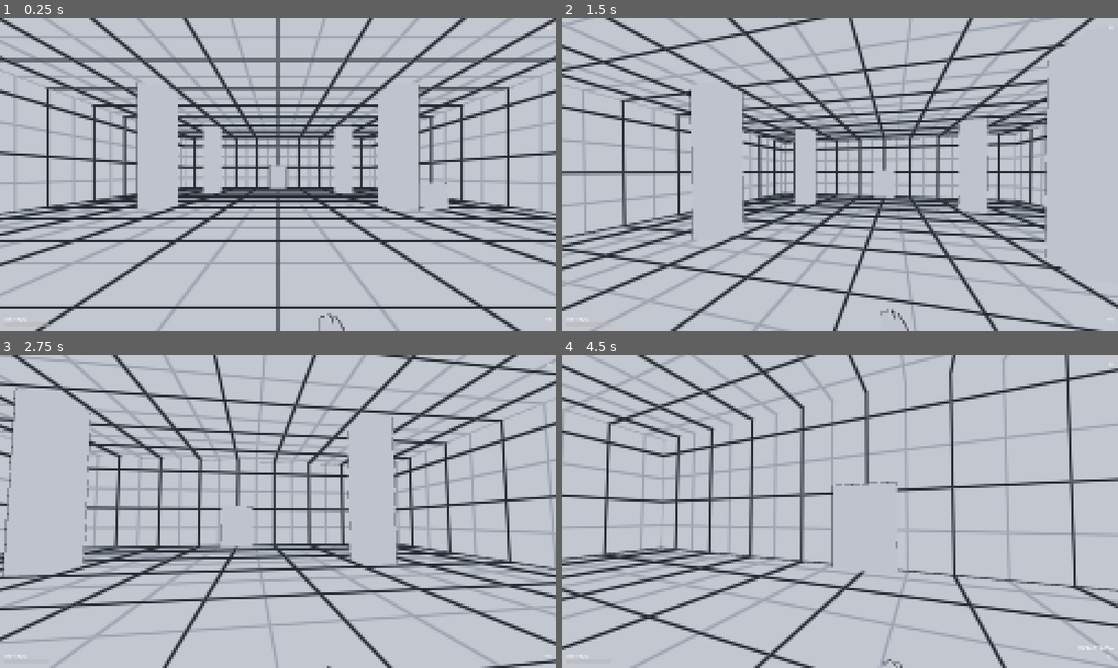
Above: before the commit, frames 1-4 (two rows, left to right).
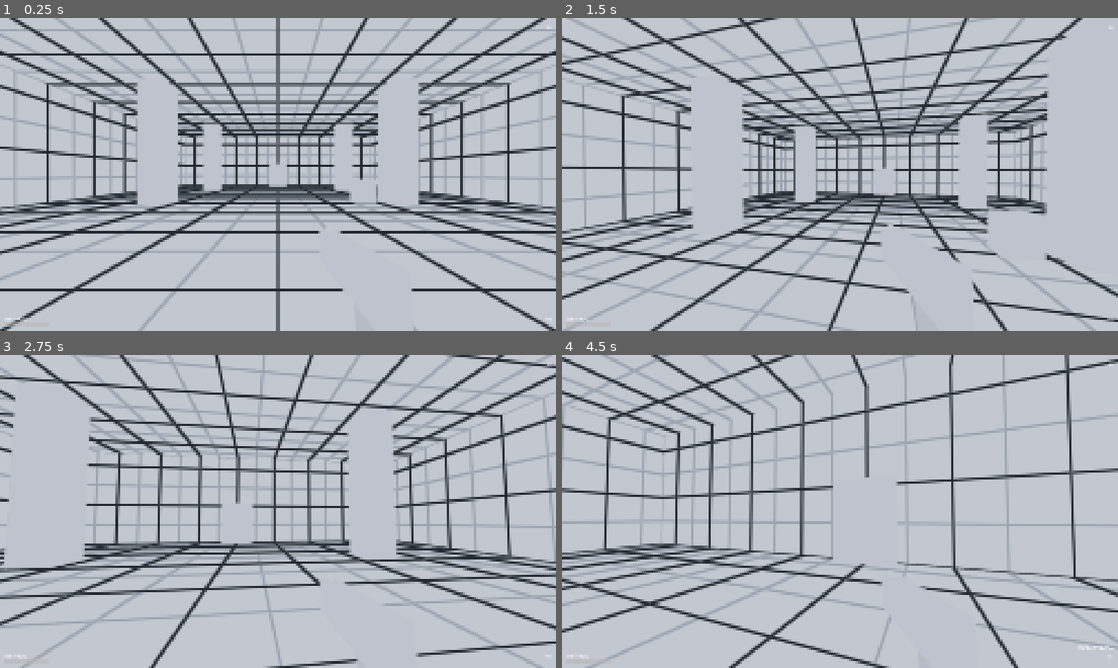
Above: after the commit, the same moments.

Repository: l35noy/VibeFPS
Game: Godot game, scene res://entities/player/player.tscn
Same seed, same stepped clock (60 frames per second), same inputs: the game is played once before the commit and once after it.
Inputs (mouse positions are in pixels of both pictures, inside the frame that each line leads up to):
- Up to frame 1 (0.25 s): no input
- Up to frame 2 (1.5 s): tap Enter at 0.5 s; move the mouse to (867, 174) at 0.52 s; press the mouse at (867, 174) at 0.53 s; hold W (move_forward) from 0.53 s (still down); tap Space (jump) at 0.77 s; move the mouse to (812, 174) at 1.27 s; release the mouse at (812, 174) at 1.28 s; tap E (interact) at 1.35 s
- Up to frame 3 (2.75 s): keep holding W (move_forward); tap Space (jump) at 1.52 s; move the mouse to (289, 505) at 2.02 s; hold Shift (sprint) from 2.03 s (still down)
- Up to frame 4 (4.5 s): keep holding W (move_forward); move the mouse to (834, 517) at 2.77 s; release Shift (sprint) at 2.78 s; click (834, 517) at 2.85 s; tap Space (jump) at 3.02, 3.77 s; move the mouse to (878, 514) at 3.52 s; hold E (interact) 3.53-4.28 s; tap R (reload) at 4.15 s; move the mouse to (795, 508) at 4.27 s; tap Shift (sprint) at 4.35 s

The runs differ from the first frame. In frame 1, 36% of the frame differs, in the area x 0-100%, y 0-100%; in frame 2, 36%; in frame 3, 32%; in frame 4, 24%.

Commit message:
норм обводка и грани но лесенки

Diff:
--- a/data/weapons/auto.tres
+++ b/data/weapons/auto.tres
@@ -13,8 +13,8 @@
 rounds_per_minute = 300.0
 magazine_size = 36
 reload_time = 1.6
-projectile_speed = 70.0
-projectile_radius = 0.06
+projectile_speed = 80.0
+projectile_radius = 0.04
 projectile_lifetime = 3.0
-projectile_color = Color(0.95, 0.75, 0.15, 1)
+projectile_color = Color(1, 1, 1, 1)
 price = 300
--- a/data/weapons/pistol.tres
+++ b/data/weapons/pistol.tres
@@ -9,6 +9,7 @@
 rounds_per_minute = 150.0
 magazine_size = 18
 reload_time = 1.2
-projectile_speed = 70.0
-projectile_radius = 0.08
+projectile_speed = 80.0
+projectile_radius = 0.05
 projectile_lifetime = 4.0
+projectile_color = Color(1, 1, 1, 1)
--- a/data/weapons/shotgun.tres
+++ b/data/weapons/shotgun.tres
@@ -11,9 +11,9 @@
 rounds_per_minute = 120.0
 magazine_size = 2
 reload_time = 1.1
-projectile_speed = 70.0
-projectile_radius = 0.05
+projectile_speed = 80.0
+projectile_radius = 0.035
 projectile_lifetime = 3.0
-projectile_color = Color(0.15, 0.15, 0.15, 1)
+projectile_color = Color(1, 1, 1, 1)
 pellets = 10
 spread_angle_degrees = 4.5
--- a/entities/enemies/boss/boss_enemy.gd
+++ b/entities/enemies/boss/boss_enemy.gd
@@ -261,7 +261,7 @@
 			instance.free()
 		return
 
-	bullet.speed = 30.0
+	bullet.speed = 35.0
 	bullet.damage = 20.0
 	bullet.color = Color(1.0, 0.15, 0.45)
 	bullet.radius = 0.14
--- a/entities/enemies/flying/flying_enemy.gd
+++ b/entities/enemies/flying/flying_enemy.gd
@@ -15,7 +15,7 @@
 @export var hover_height: float = 3.0
 @export var preferred_distance: float = 9.0
 @export var projectile_damage: float = 15.0
-@export var projectile_speed: float = 35.0
+@export var projectile_speed: float = 40.0
 
 const _LAYER_WORLD := 1 << 0
 const _LAYER_ENEMY_BODY := 1 << 2
--- a/entities/player/player.gd
+++ b/entities/player/player.gd
@@ -51,6 +51,8 @@
 var _game_state: Node = null
 
 @onready var _camera: Camera3D = $Camera3D
+## Меш капсулы тела игрока. В виде от первого лица невидим и не отбрасывает тень.
+@onready var _body_mesh: MeshInstance3D = get_node_or_null("BodyMesh") as MeshInstance3D
 ## Пистолет игрока. Может отсутствовать: лобби Фазы 4 и любые сцены без
 ## оружия создают того же персонажа, и требовать в каждой из них узел с
 ## характеристиками оружия было бы требованием к сцене, а не к игроку.
@@ -64,6 +66,9 @@
 
 func _ready() -> void:
 	Input.set_mouse_mode(Input.MOUSE_MODE_CAPTURED)
+	if _body_mesh != null:
+		_body_mesh.visible = false
+		_body_mesh.cast_shadow = GeometryInstance3D.SHADOW_CASTING_SETTING_OFF
 	set_spawn_transform()
 	add_to_group("player") # группа вместо пути в сцене врага: путь был бы привязкой чужого файла к этому
 	# Порядок не произвольный: точка возрождения и здоровье должны быть готовы
--- a/entities/player/player.tscn
+++ b/entities/player/player.tscn
@@ -5,6 +5,7 @@
 [ext_resource type="PackedScene" uid="uid://cbccmghaa3ltg" path="res://weapons/pistol/pistol.tscn" id="3_pistol"]
 [ext_resource type="Script" uid="uid://dskkoyshxcke8" path="res://entities/common/hurtbox.gd" id="4_hurtbox"]
 [ext_resource type="PackedScene" path="res://ui/ui.tscn" id="5_ui"]
+[ext_resource type="Material" uid="uid://c8q4v7y2m1p0x" path="res://levels/common/edge_detection_material.tres" id="6_edge_mat"]
 
 [sub_resource type="CapsuleShape3D" id="CapsuleShape3D_body"]
 radius = 0.4
@@ -18,6 +19,9 @@
 radius = 0.4
 height = 1.8
 
+[sub_resource type="QuadMesh" id="QuadMesh_edge_detection"]
+size = Vector2(2, 2)
+
 [node name="Player" type="CharacterBody3D" unique_id=734125352]
 collision_layer = 2
 script = ExtResource("1_script")
@@ -28,12 +32,20 @@
 
 [node name="BodyMesh" type="MeshInstance3D" parent="." unique_id=1847442923]
 transform = Transform3D(1, 0, 0, 0, 1, 0, 0, 0, 1, 0, 0.9, 0)
+visible = false
+cast_shadow = 0
 mesh = SubResource("CapsuleMesh_body")
 surface_material_override/0 = ExtResource("2_body_material")
 
 [node name="Camera3D" type="Camera3D" parent="." unique_id=485033738]
-transform = Transform3D(1, 0, 0, 0, 1, 0, 0, 0, 1, 0, 1.9563257, 0)
+transform = Transform3D(1, 0, 0, 0, 1, 0, 0, 0, 1, 0, 1.7, 0)
 current = true
+
+[node name="EdgeDetection" type="MeshInstance3D" parent="Camera3D" unique_id=208941725]
+extra_cull_margin = 16384.0
+cast_shadow = 0
+mesh = SubResource("QuadMesh_edge_detection")
+surface_material_override/0 = ExtResource("6_edge_mat")
 
 [node name="Pistol" parent="." unique_id=452584642 instance=ExtResource("3_pistol")]
 transform = Transform3D(0.9950042, -0.0049895914, 0.099708654, 0, 0.99875027, 0.04997917, -0.09983342, -0.04972948, 0.9937607, 0.16, 1.5, -0.45)
--- a/levels/arena_01/arena_01.tscn
+++ b/levels/arena_01/arena_01.tscn
@@ -5,7 +5,7 @@
 [ext_resource type="Script" path="res://levels/common/wave_manager.gd" id="3_wave_script"]
 [ext_resource type="Script" path="res://levels/lobby/door_point.gd" id="4_door_script"]
 [ext_resource type="Material" path="res://levels/common/cad_grid_material.tres" id="5_cad_grid"]
-[ext_resource type="Material" path="res://levels/common/inverted_hull_material.tres" id="6_outline_mat"]
+[ext_resource type="Material" path="res://levels/common/architectural_material.tres" id="6_outline_mat"]
 
 [sub_resource type="ProceduralSkyMaterial" id="ProceduralSkyMaterial_arena"]
 sky_top_color = Color(0.85, 0.9, 0.96, 1)
--- /dev/null
+++ b/levels/common/architectural_material.tres
@@ -0,0 +1,7 @@
+[gd_resource type="StandardMaterial3D" format=3]
+
+[resource]
+resource_name = "ArchitecturalWhiteMatte"
+albedo_color = Color(0.92, 0.92, 0.94, 1)
+metallic_specular = 0.0
+roughness = 0.9
--- /dev/null
+++ b/levels/common/edge_detection.gdshader
@@ -0,0 +1,112 @@
+shader_type spatial;
+render_mode unshaded, cull_disabled, depth_test_disabled, fog_disabled;
+
+// Architectural Line Art / Technical Illustration Edge Detection
+// Детекция нормалей (Собель 3х3) + Детекция глубины по касательной плоскости (Tangent-Plane Distance)
+
+uniform sampler2D depth_texture : hint_depth_texture, filter_nearest;
+uniform sampler2D normal_roughness_texture : hint_normal_roughness_texture, filter_nearest;
+
+uniform vec4 line_color : source_color = vec4(0.08, 0.09, 0.10, 1.0);
+uniform float line_width : hint_range(0.5, 3.0) = 1.0;
+uniform float normal_threshold : hint_range(0.05, 0.8) = 0.28;
+uniform float normal_smoothing : hint_range(0.01, 0.3) = 0.08;
+uniform float depth_base_threshold : hint_range(0.002, 0.05) = 0.008;
+uniform float depth_distance_factor : hint_range(0.0005, 0.01) = 0.0025;
+uniform float depth_smoothing : hint_range(0.002, 0.05) = 0.008;
+
+void vertex() {
+	POSITION = vec4(VERTEX.xy, 1.0, 1.0);
+}
+
+vec3 get_view_pos(vec2 uv, mat4 inv_proj) {
+	float raw = texture(depth_texture, uv).x;
+	vec3 ndc = vec3(uv * 2.0 - 1.0, raw);
+	vec4 view = inv_proj * vec4(ndc, 1.0);
+	return view.xyz / max(view.w, 0.00001);
+}
+
+void fragment() {
+	vec2 texel = (1.0 / VIEWPORT_SIZE) * line_width;
+
+	// Координаты окрестности 3x3
+	vec2 uv_tl = SCREEN_UV + vec2(-texel.x, -texel.y);
+	vec2 uv_t  = SCREEN_UV + vec2( 0.0,     -texel.y);
+	vec2 uv_tr = SCREEN_UV + vec2( texel.x, -texel.y);
+	vec2 uv_l  = SCREEN_UV + vec2(-texel.x,  0.0);
+	vec2 uv_r  = SCREEN_UV + vec2( texel.x,  0.0);
+	vec2 uv_bl = SCREEN_UV + vec2(-texel.x,  texel.y);
+	vec2 uv_b  = SCREEN_UV + vec2( 0.0,      texel.y);
+	vec2 uv_br = SCREEN_UV + vec2( texel.x,  texel.y);
+
+	// 1. Детекция нормалей (Собель 3x3) — стыки деталей оружия, грани колонн, углы 90°
+	vec3 n_tl = texture(normal_roughness_texture, uv_tl).xyz * 2.0 - 1.0;
+	vec3 n_t  = texture(normal_roughness_texture, uv_t ).xyz * 2.0 - 1.0;
+	vec3 n_tr = texture(normal_roughness_texture, uv_tr).xyz * 2.0 - 1.0;
+	vec3 n_l  = texture(normal_roughness_texture, uv_l ).xyz * 2.0 - 1.0;
+	vec3 n_c  = texture(normal_roughness_texture, SCREEN_UV).xyz * 2.0 - 1.0;
+	vec3 n_r  = texture(normal_roughness_texture, uv_r ).xyz * 2.0 - 1.0;
+	vec3 n_bl = texture(normal_roughness_texture, uv_bl).xyz * 2.0 - 1.0;
+	vec3 n_b  = texture(normal_roughness_texture, uv_b ).xyz * 2.0 - 1.0;
+	vec3 n_br = texture(normal_roughness_texture, uv_br).xyz * 2.0 - 1.0;
+
+	vec3 n_gx = ((n_tr + 2.0 * n_r + n_br) - (n_tl + 2.0 * n_l + n_bl)) * 0.25;
+	vec3 n_gy = ((n_bl + 2.0 * n_b + n_br) - (n_tl + 2.0 * n_t + n_tr)) * 0.25;
+	float normal_grad = sqrt(dot(n_gx, n_gx) + dot(n_gy, n_gy));
+	float normal_edge = smoothstep(normal_threshold, normal_threshold + normal_smoothing, normal_grad);
+
+	// 2. Детекция глубины методом расстояния до касательной плоскости (Tangent-Plane Distance)
+	// На плоском полу, потолке и стенах расстояние до плоскости математически равно 0 независимо от дистанции и угла!
+	// На перепадах глубины (силуэты столбов, выступающая дверь 20 см на стене 30 м, стыки оружия) расстояние равно реальному перепаду.
+	float raw_c = texture(depth_texture, SCREEN_UV).x;
+	float depth_edge = 0.0;
+
+	vec3 p_c = get_view_pos(SCREEN_UV, INV_PROJECTION_MATRIX);
+
+	if (raw_c > 0.00001) {
+		vec3 p_tl = get_view_pos(uv_tl, INV_PROJECTION_MATRIX);
+		vec3 p_t  = get_view_pos(uv_t,  INV_PROJECTION_MATRIX);
+		vec3 p_tr = get_view_pos(uv_tr, INV_PROJECTION_MATRIX);
+		vec3 p_l  = get_view_pos(uv_l,  INV_PROJECTION_MATRIX);
+		vec3 p_r  = get_view_pos(uv_r,  INV_PROJECTION_MATRIX);
+		vec3 p_bl = get_view_pos(uv_bl, INV_PROJECTION_MATRIX);
+		vec3 p_b  = get_view_pos(uv_b,  INV_PROJECTION_MATRIX);
+		vec3 p_br = get_view_pos(uv_br, INV_PROJECTION_MATRIX);
+
+		// Проекция смещения соседей на нормаль центрального пикселя
+		float d_tl = abs(dot(p_tl - p_c, n_c));
+		float d_t  = abs(dot(p_t  - p_c, n_c));
+		float d_tr = abs(dot(p_tr - p_c, n_c));
+		float d_l  = abs(dot(p_l  - p_c, n_c));
+		float d_r  = abs(dot(p_r  - p_c, n_c));
+		float d_bl = abs(dot(p_bl - p_c, n_c));
+		float d_b  = abs(dot(p_b  - p_c, n_c));
+		float d_br = abs(dot(p_br - p_c, n_c));
+
+		float max_plane_dist = max(max(max(d_tl, d_t), max(d_tr, d_l)),
+		                           max(max(d_r, d_bl), max(d_b, d_br)));
+
+		// Адаптивный порог: точный на близких дистанциях (оружие) и устойчивый к погрешностям буфера глубины на 30+ м
+		float dist_to_cam = max(-p_c.z, 0.2);
+		float depth_thresh = clamp(depth_base_threshold + depth_distance_factor * dist_to_cam, 0.008, 0.12);
+		depth_edge = smoothstep(depth_thresh, depth_thresh + depth_smoothing, max_plane_dist);
+	}
+
+	// 3. Силуэт против неба (Reverse-Z: глубина неба <= 0.00001)
+	float raw_min = min(min(min(texture(depth_texture, uv_tl).x, texture(depth_texture, uv_t).x),
+	                        min(texture(depth_texture, uv_tr).x, texture(depth_texture, uv_l).x)),
+	                    min(min(texture(depth_texture, uv_r).x,  texture(depth_texture, uv_bl).x),
+	                        min(texture(depth_texture, uv_b).x,  texture(depth_texture, uv_br).x)));
+	float raw_max = max(max(max(texture(depth_texture, uv_tl).x, texture(depth_texture, uv_t).x),
+	                        max(texture(depth_texture, uv_tr).x, texture(depth_texture, uv_l).x)),
+	                    max(max(texture(depth_texture, uv_r).x,  texture(depth_texture, uv_bl).x),
+	                        max(texture(depth_texture, uv_b).x,  texture(depth_texture, uv_br).x)));
+
+	float sky_edge = (raw_min <= 0.00001 && raw_max > 0.00001) ? 1.0 : 0.0;
+
+	// Итоговый контур
+	float edge = clamp(max(max(normal_edge, depth_edge), sky_edge), 0.0, 1.0);
+
+	ALBEDO = line_color.rgb;
+	ALPHA = edge * line_color.a;
+}
--- /dev/null
+++ b/levels/common/edge_detection_material.tres
@@ -0,0 +1,14 @@
+[gd_resource type="ShaderMaterial" load_steps=2 format=3 uid="uid://c8q4v7y2m1p0x"]
+
+[ext_resource type="Shader" path="res://levels/common/edge_detection.gdshader" id="1_shader"]
+
+[resource]
+render_priority = 0
+shader = ExtResource("1_shader")
+shader_parameter/line_color = Color(0.08, 0.09, 0.1, 1)
+shader_parameter/line_width = 1.0
+shader_parameter/normal_threshold = 0.28
+shader_parameter/normal_smoothing = 0.08
+shader_parameter/depth_base_threshold = 0.008
+shader_parameter/depth_distance_factor = 0.0025
+shader_parameter/depth_smoothing = 0.008
--- a/levels/common/inverted_hull_material.tres
+++ b/levels/common/inverted_hull_material.tres
@@ -5,7 +5,7 @@
 shading_mode = 0
 albedo_color = Color(0, 0, 0, 1)
 grow = true
-grow_amount = 0.02
+grow_amount = 0.006
 
 [resource]
 resource_name = "InvertedHullWhiteMatte"
--- a/levels/lobby/lobby.tscn
+++ b/levels/lobby/lobby.tscn
@@ -1,8 +1,8 @@
 [gd_scene format=3 uid="uid://e2o7ylgyhauc"]
 
 [ext_resource type="PackedScene" uid="uid://b2tfi4xtvijuv" path="res://entities/player/player.tscn" id="1_player"]
-[ext_resource type="Material" path="res://levels/common/cad_grid_material.tres" id="2_cad_grid"]
-[ext_resource type="Material" uid="uid://cs3duboutpbln" path="res://levels/common/inverted_hull_material.tres" id="3_outline_mat"]
+[ext_resource type="Material" uid="uid://bio1qm27sy57q" path="res://levels/common/cad_grid_material.tres" id="2_cad_grid"]
+[ext_resource type="Material" path="res://levels/common/architectural_material.tres" id="3_outline_mat"]
 [ext_resource type="Script" uid="uid://ccdd7kao2dobf" path="res://levels/lobby/shop_point.gd" id="4_shop_script"]
 [ext_resource type="Script" uid="uid://c633dn78qj1c3" path="res://levels/lobby/door_point.gd" id="5_door_script"]
 
@@ -219,7 +219,7 @@
 shape = SubResource("BoxShape3D_door")
 
 [node name="ShopPoint" type="Area3D" parent="." unique_id=1228750710 groups=["interactable"]]
-transform = Transform3D(1, 0, 0, 0, 1, 0, 0, 0, 1, 9, 0, 0)
+transform = Transform3D(1, 0, 0, 0, 1, 0, 0, 0, 1, 5.08, 0, -0.237)
 collision_layer = 32
 collision_mask = 2
 script = ExtResource("4_shop_script")
--- a/project.godot
+++ b/project.godot
@@ -105,4 +105,5 @@
 [rendering]
 
 rendering_device/driver.windows="d3d12"
-anti_aliasing/quality/msaa_3d=2
+anti_aliasing/quality/msaa_3d=3
+anti_aliasing/quality/screen_space_aa=0
--- a/tests/auto_weapon.gd
+++ b/tests/auto_weapon.gd
@@ -38,10 +38,10 @@
 const _EXPECTED_MAGAZINE := 36
 const _EXPECTED_INTERVAL := 0.2
 const _EXPECTED_DAMAGE := 15.0
-const _EXPECTED_SPEED := 70.0
-const _EXPECTED_RADIUS := 0.06
+const _EXPECTED_SPEED := 80.0
+const _EXPECTED_RADIUS := 0.04
 const _EXPECTED_PRICE := 300
-const _EXPECTED_COLOR := Color(0.95, 0.75, 0.15)
+const _EXPECTED_COLOR := Color(1.0, 1.0, 1.0)
 
 ## Предельное время ожидания в секундах.
 const _WAIT_CAP_SECONDS := 15.0
@@ -223,7 +223,7 @@
 		"радиус снаряда равен %.2f м" % _EXPECTED_RADIUS,
 		"(получено %.4f)" % _data.projectile_radius)
 	_check(_close_color(_data.projectile_color, _EXPECTED_COLOR),
-		"цвет снаряда соответствует желтому цвету автомата", "(получено %s)" % _data.projectile_color)
+		"цвет снаряда соответствует белому цвету автомата", "(получено %s)" % _data.projectile_color)
 
 
 ## Проверка сцены auto.tscn и её привязок.
--- a/tests/projectile.gd
+++ b/tests/projectile.gd
@@ -744,7 +744,7 @@
 					start_alpha, mid_alpha, int(life * float(_TICKS_PER_SECOND))])
 			_check(mid_alpha > 0.0, "затухание постепенное, снаряд не исчезает мгновенно",
 				"(alpha=%.3f)" % mid_alpha)
-			await _physics_frames(28)
+			await _physics_frames(26)
 			var end_alpha: float = material.albedo_color.a * (1.0 - trail.transparency)
 			_check(end_alpha < mid_alpha,
 				"затухание продолжается до конца времени жизни",
--- a/tests/shotgun_weapon.gd
+++ b/tests/shotgun_weapon.gd
@@ -23,7 +23,7 @@
 const _EXPECTED_DAMAGE := 12.0
 const _EXPECTED_MAGAZINE := 2
 const _EXPECTED_RELOAD_TIME := 1.1
-const _EXPECTED_SPEED := 70.0
+const _EXPECTED_SPEED := 80.0
 const _EXPECTED_PELLETS := 10
 const _EXPECTED_SPREAD_DEG := 4.5
 const _EXPECTED_TOTAL_DAMAGE := 120.0
@@ -137,7 +137,7 @@
 	for p in pellets:
 		if p is Projectile:
 			var bullet := p as Projectile
-			if not is_equal_approx(bullet.speed, 70.0) or not is_equal_approx(bullet.damage, 12.0):
+			if not is_equal_approx(bullet.speed, 80.0) or not is_equal_approx(bullet.damage, 12.0):
 				all_stats_correct = false
 			var bullet_dir: Vector3 = (bullet.get("_direction") as Vector3) if bullet.get("_direction") != null else Vector3.FORWARD
 			var angle: float = forward.angle_to(bullet_dir)
--- a/tests/smoke.gd
+++ b/tests/smoke.gd
@@ -62,8 +62,21 @@
 	_check(world.get_node_or_null("WorldEnvironment") != null, "узел WorldEnvironment существует")
 	var cam := player.get_node_or_null("Camera3D") as Camera3D
 	_check(cam != null and cam.current, "Camera3D существует и активна")
-	if cam != null and cam.current and cam.global_position.y < 1.5:
-		_warn("камера находится ниже уровня глаз (%.2f м)" % cam.global_position.y)
+	if cam != null:
+		_check(is_equal_approx(cam.position.y, 1.7), "камера находится на оптимальном уровне глаз (1.7 м)",
+			"(y=%.3f м)" % cam.position.y)
+		var edge_detection := cam.get_node_or_null("EdgeDetection") as MeshInstance3D
+		_check(edge_detection != null, "пост-процесс EdgeDetection прикреплён к Camera3D")
+	_check(ResourceLoader.exists("res://levels/common/edge_detection.gdshader"),
+		"шейдер res://levels/common/edge_detection.gdshader существует")
+	_check(ResourceLoader.exists("res://weapons/weapon_body_material.tres"),
+		"материал оружия res://weapons/weapon_body_material.tres существует")
+	var body_mesh := player.get_node_or_null("BodyMesh") as MeshInstance3D
+	_check(body_mesh != null, "узел BodyMesh существует")
+	if body_mesh != null:
+		_check(not body_mesh.visible, "тело игрока (BodyMesh) невидимо")
+		_check(body_mesh.cast_shadow == GeometryInstance3D.SHADOW_CASTING_SETTING_OFF,
+			"тело игрока (BodyMesh) не отбрасывает тень (cast_shadow == OFF)")
 
 
 func _test_sky_background(world: Node3D) -> void:
--- a/tests/weapon.gd
+++ b/tests/weapon.gd
@@ -70,7 +70,7 @@
 const _EXPECTED_MAGAZINE := 18
 const _EXPECTED_RELOAD_TIME := 1.2
 const _EXPECTED_INTERVAL := 0.4
-const _EXPECTED_PROJECTILE_SPEED := 70.0
+const _EXPECTED_PROJECTILE_SPEED := 80.0
 const _EXPECTED_DAMAGE := 30.0
 const _EXPECTED_LIFETIME := 4.0
 
--- a/tests/weapon_data.gd
+++ b/tests/weapon_data.gd
@@ -86,14 +86,14 @@
 	_check(data.magazine_size == 18, "magazine_size равен 18",
 		"(получено %d)" % data.magazine_size)
 	_check(data.reload_time == 1.2, "reload_time равен 1.2 с", "(получено %.4f)" % data.reload_time)
-	_check(data.projectile_speed == 70.0, "projectile_speed равен 70.0 м/с",
+	_check(data.projectile_speed == 80.0, "projectile_speed равен 80.0 м/с",
 		"(получено %.4f)" % data.projectile_speed)
-	_check(data.projectile_radius == 0.08, "projectile_radius равен 0.08 м",
+	_check(data.projectile_radius == 0.05, "projectile_radius равен 0.05 м",
 		"(получено %.4f)" % data.projectile_radius)
 	_check(data.projectile_lifetime == 4.0, "projectile_lifetime равен 4.0 с",
 		"(получено %.4f)" % data.projectile_lifetime)
-	_check(data.projectile_color == Color(0.15, 0.15, 0.15),
-		"projectile_color равен дефолтному Color(0.15, 0.15, 0.15)",
+	_check(data.projectile_color == Color(1.0, 1.0, 1.0),
+		"projectile_color равен белому Color(1.0, 1.0, 1.0)",
 		"(получено %s)" % data.projectile_color)
 
 	_check(data.projectile_speed > 0.0 and is_finite(data.projectile_speed),
--- a/weapons/auto/auto.tscn
+++ b/weapons/auto/auto.tscn
@@ -3,7 +3,7 @@
 [ext_resource type="Script" path="res://weapons/pistol/pistol.gd" id="1_auto_script"]
 [ext_resource type="Resource" path="res://data/weapons/auto.tres" id="2_auto_data"]
 [ext_resource type="PackedScene" path="res://weapons/projectile/projectile.tscn" id="3_auto_projectile"]
-[ext_resource type="Material" path="res://levels/common/inverted_hull_material.tres" id="4_hull_mat"]
+[ext_resource type="Material" path="res://weapons/weapon_body_material.tres" id="4_hull_mat"]
 
 [sub_resource type="BoxMesh" id="BoxMesh_receiver"]
 size = Vector3(0.05, 0.07, 0.26)
--- a/weapons/pistol/pistol.tscn
+++ b/weapons/pistol/pistol.tscn
@@ -4,18 +4,10 @@
 [ext_resource type="Resource" path="res://data/weapons/pistol.tres" id="2_data"]
 [ext_resource type="PackedScene" path="res://weapons/projectile/projectile.tscn" id="3_projectile"]
 
-[sub_resource type="StandardMaterial3D" id="StandardMaterial3D_outline"]
-cull_mode = 1
-shading_mode = 0
-albedo_color = Color(0, 0, 0, 1)
-grow = true
-grow_amount = 0.003
-
 [sub_resource type="BoxMesh" id="BoxMesh_frame"]
 size = Vector3(0.05, 0.09, 0.3)
 
 [sub_resource type="StandardMaterial3D" id="StandardMaterial3D_frame"]
-next_pass = SubResource("StandardMaterial3D_outline")
 albedo_color = Color(0.92, 0.92, 0.94, 1)
 roughness = 0.9
 metallic_specular = 0.0
@@ -24,7 +16,6 @@
 size = Vector3(0.045, 0.13, 0.07)
 
 [sub_resource type="StandardMaterial3D" id="StandardMaterial3D_grip"]
-next_pass = SubResource("StandardMaterial3D_outline")
 albedo_color = Color(0.88, 0.88, 0.9, 1)
 roughness = 0.9
 metallic_specular = 0.0
@@ -33,7 +24,6 @@
 size = Vector3(0.0087890625, 0.00940625, 0.03)
 
 [sub_resource type="StandardMaterial3D" id="StandardMaterial3D_sight"]
-next_pass = SubResource("StandardMaterial3D_outline")
 albedo_color = Color(0.95, 0.95, 0.95, 1)
 roughness = 0.9
 metallic_specular = 0.0
--- a/weapons/projectile/projectile.gd
+++ b/weapons/projectile/projectile.gd
@@ -34,16 +34,15 @@
 ## Радиус шлейфа в метрах. Приходит из данных оружия
 ## (WeaponData.projectile_radius): след показывает, где летит пуля, поэтому
 ## его размер обязан повторять размер снаряда.
-@export var radius: float = 0.08:
+@export var radius: float = 0.05:
 	set(value):
 		radius = value
 		if _trail != null:
 			_trail.mesh = get_shared_mesh(radius)
 
 ## Цвет шлейфа. Приходит из данных оружия (WeaponData.projectile_color):
-## след делает оружие узнаваемым на глаз — жёлтый автомат не спутать с
-## серым пистолетом.
-@export var color: Color = Color(0.15, 0.15, 0.15):
+## след делает оружие узнаваемым на глаз — яркие белые снаряды в монохромном стиле.
+@export var color: Color = Color(1.0, 1.0, 1.0):
 	set(value):
 		color = value
 		if _trail != null:
@@ -63,7 +62,7 @@
 const _COLLISION_MASK := DEFAULT_COLLISION_MASK
 
 ## Прозрачность шлейфа в начале полёта и её потолок.
-const _TRAIL_PEAK_ALPHA := 0.6
+const _TRAIL_PEAK_ALPHA := 0.95
 
 ## Статический кэш ресурсов шлейфа снарядов для предотвращения повторных аллокаций
 ## и обеспечения эффективного батчинга рендеринга Godot (R6).
@@ -96,7 +95,8 @@
 	mat.metallic_specular = 0.0
 	mat.emission_enabled = true
 	mat.emission = base_color
-	mat.emission_energy_multiplier = 2.5
+	mat.emission_energy_multiplier = 3.0
+	mat.render_priority = 10
 	_material_cache[key] = mat
 	return mat
 
--- a/weapons/projectile/projectile.tscn
+++ b/weapons/projectile/projectile.tscn
@@ -3,19 +3,20 @@
 [ext_resource type="Script" path="res://weapons/projectile/projectile.gd" id="1_projectile_script"]
 
 [sub_resource type="SphereShape3D" id="SphereShape3D_projectile"]
-radius = 0.08
+radius = 0.05
 
 [sub_resource type="SphereMesh" id="SphereMesh_projectile"]
-radius = 0.08
-height = 0.16
+radius = 0.05
+height = 0.1
 
 [sub_resource type="StandardMaterial3D" id="StandardMaterial3D_projectile"]
 transparency = 1
-albedo_color = Color(0.15, 0.15, 0.15, 0.6)
+render_priority = 10
+albedo_color = Color(1, 1, 1, 0.95)
 metallic_specular = 0.0
 emission_enabled = true
-emission = Color(0.15, 0.15, 0.15, 1)
-emission_energy_multiplier = 2.5
+emission = Color(1, 1, 1, 1)
+emission_energy_multiplier = 3.0
 
 [node name="Projectile" type="Area3D"]
 script = ExtResource("1_projectile_script")
--- a/weapons/shotgun/shotgun.tscn
+++ b/weapons/shotgun/shotgun.tscn
@@ -3,7 +3,7 @@
 [ext_resource type="Script" path="res://weapons/shotgun/shotgun.gd" id="1_shotgun_script"]
 [ext_resource type="Resource" path="res://data/weapons/shotgun.tres" id="2_shotgun_data"]
 [ext_resource type="PackedScene" path="res://weapons/projectile/projectile.tscn" id="3_projectile"]
-[ext_resource type="Material" path="res://levels/common/inverted_hull_material.tres" id="4_hull_mat"]
+[ext_resource type="Material" path="res://weapons/weapon_body_material.tres" id="4_hull_mat"]
 
 [sub_resource type="CylinderMesh" id="CylinderMesh_barrel"]
 top_radius = 0.012
--- /dev/null
+++ b/weapons/weapon_body_material.tres
@@ -0,0 +1,7 @@
+[gd_resource type="StandardMaterial3D" format=3 uid="uid://b7w8m4q1y5p2k"]
+
+[resource]
+resource_name = "WeaponBodyMaterial"
+albedo_color = Color(0.92, 0.92, 0.94, 1)
+metallic_specular = 0.0
+roughness = 0.9
--- a/weapons/weapon_data.gd
+++ b/weapons/weapon_data.gd
@@ -20,11 +20,11 @@
 ## окно, за которое цель успевает отойти. Это игровое правило из PROJECT.md
 ## §9.8, а не техническая деталь: мгновенный (хитскан) выстрел это окно
 ## убирает, и уклонение становится невозможным.
-@export var projectile_speed: float = 40.0
-@export var projectile_radius: float = 0.08
+@export var projectile_speed: float = 80.0
+@export var projectile_radius: float = 0.05
 @export var projectile_lifetime: float = 3.0
-## Цвет снаряда и шлейфа. Геометрический стиль: контрастная геометрия.
-@export var projectile_color: Color = Color(0.15, 0.15, 0.15)
+## Цвет снаряда и шлейфа. Белые светящиеся снаряды в монохромном архитектурном стиле.
+@export var projectile_color: Color = Color(1.0, 1.0, 1.0)
 ## Число дробинок в залпе (1 для обычного оружия, 10 для дробовика).
 @export var pellets: int = 1
 ## Угол конуса разлёта дробинок в градусах.
Not shown, added: levels/common/edge_detection.gdshader.uid
Not shown, changed: docs/CHECKLIST.md
Not shown, changed: docs/PROJECT.md
